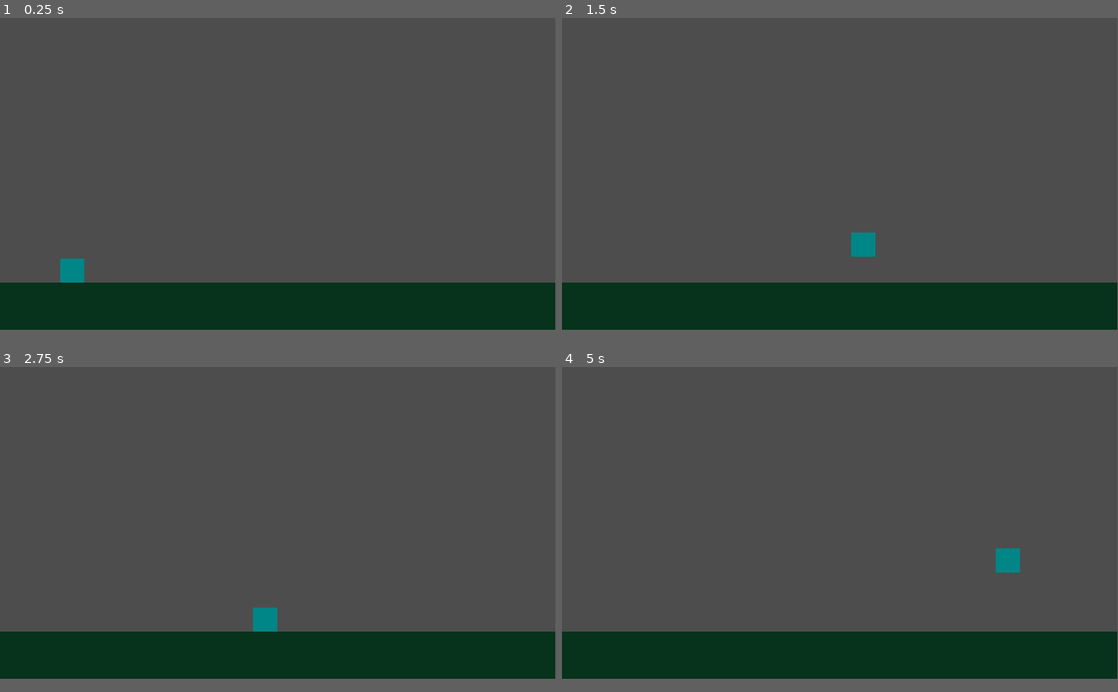
Above: before the commit, frames 1-4 (two rows, left to right).
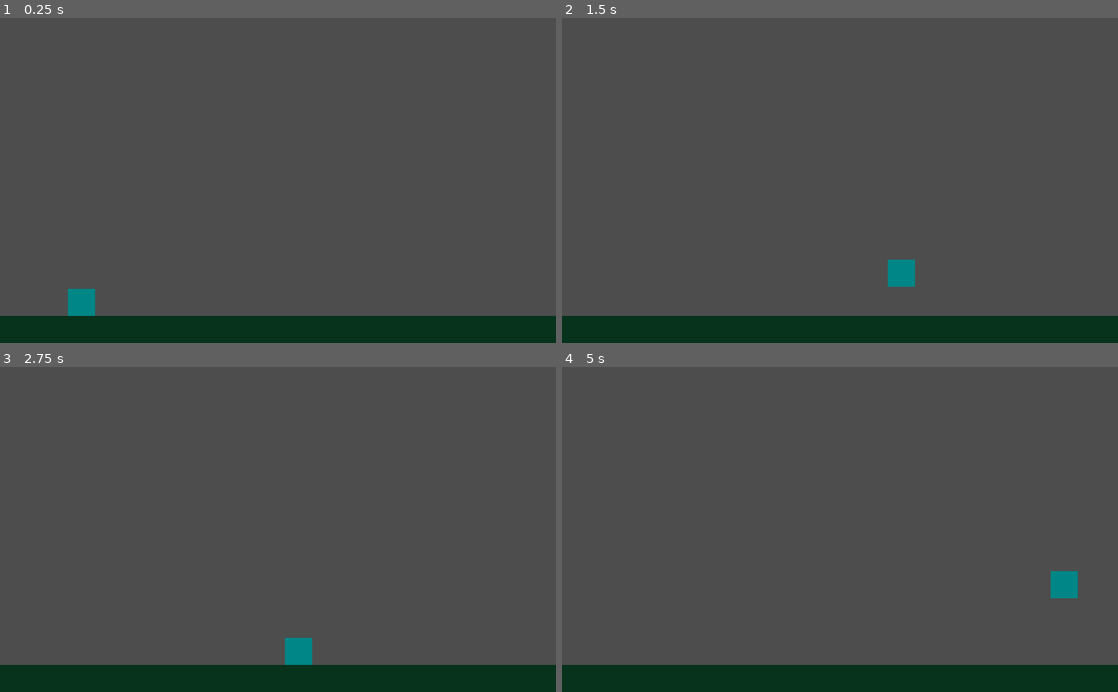
Above: after the commit, the same moments.

Repository: rayar93/asset-flip-game
Game: Godot game, scene res://level.tscn
Two runs of this game, one before a commit and one after it. Both use one fixed random seed, a clock stepped at 60 frames per second and the inputs below.
Inputs:
- Up to frame 1 (0.25 s): no input
- Up to frame 2 (1.5 s): tap Enter (ui_accept) at 0.5 s; hold D (move_right) from 0.53 s (still down); tap Space (jump) at 0.77 s
- Up to frame 3 (2.75 s): tap Space (jump) at 1.52 s; release D (move_right) at 2.03 s; hold Left (move_left) from 2.03 s (still down)
- Up to frame 4 (5 s): release Left (move_left) at 2.78 s; hold D (move_right) 2.78-4.28 s; tap Space (jump) at 3.02, 3.77, 4.52 s; hold Left (move_left) from 4.28 s (still down)
In our replay, the window is 799x449 before the commit and 800x468 after it. These sizes can differ from the game's own. Grey fills any space a smaller window leaves; there, only what the larger window draws over its background counts as a difference.

The runs differ from the first frame. In frame 1, 11% of the frame differs, in the area x 0-100%, y 0-92%; in frame 2, 11%; in frame 3, 11%; in frame 4, 11%.

Commit message:
Added Asset folder

Diff:
--- a/Background.tscn
+++ b/Background.tscn
@@ -1,3 +1,9 @@
 [gd_scene format=3 uid="uid://53upuhtel45k"]
 
 [node name="Background" type="Node2D" unique_id=1604559613]
+
+[node name="ColorRect" type="ColorRect" parent="." unique_id=1018788052]
+custom_minimum_size = Vector2(1024, 600)
+offset_right = 40.0
+offset_bottom = 40.0
+color = Color(0, 0, 0, 1)
--- a/project.godot
+++ b/project.godot
@@ -14,6 +14,11 @@
 run/main_scene="uid://dp2cbtma0pvin"
 config/features=PackedStringArray("4.6", "GL Compatibility")
 config/icon="res://icon.svg"
+
+[display]
+
+window/size/viewport_width=1024
+window/size/viewport_height=600
 
 [input]
 
Binary file added: Assets/Free Platform Game Assets/Platform Game Assets/Background/png/1920x1080/All/Hills_1.png
Binary file added: Assets/Free Platform Game Assets/Platform Game Assets/Background/png/1920x1080/All/Hills_2.png
Binary file added: Assets/Free Platform Game Assets/Platform Game Assets/Background/png/1920x1080/All/Mountain_1.png
Binary file added: Assets/Free Platform Game Assets/Platform Game Assets/Background/png/1920x1080/All/Mountain_2.png
Binary file added: Assets/Free Platform Game Assets/Platform Game Assets/Background/png/1920x1080/All/Mountain_3.png
Binary file added: Assets/Free Platform Game Assets/Platform Game Assets/Background/png/1920x1080/All/Mountain_4.png
Binary file added: Assets/Free Platform Game Assets/Platform Game Assets/Background/png/1920x1080/All/Sky.png
Binary file added: Assets/Free Platform Game Assets/Platform Game Assets/Background/png/1920x1080/Background/Background.png
Binary file added: Assets/Free Platform Game Assets/Platform Game Assets/Background/png/2048x1536/All/Hills_1.png
Binary file added: Assets/Free Platform Game Assets/Platform Game Assets/Background/png/2048x1536/All/Hills_2.png
Binary file added: Assets/Free Platform Game Assets/Platform Game Assets/Background/png/2048x1536/All/Mountain_1.png
Binary file added: Assets/Free Platform Game Assets/Platform Game Assets/Background/png/2048x1536/All/Mountain_2.png
(and 1068 more such lines)
